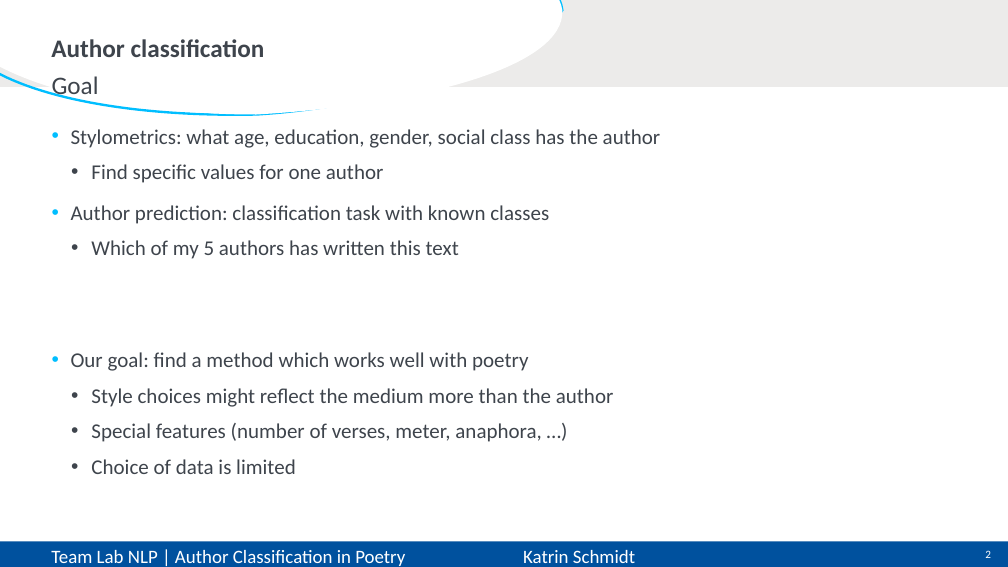
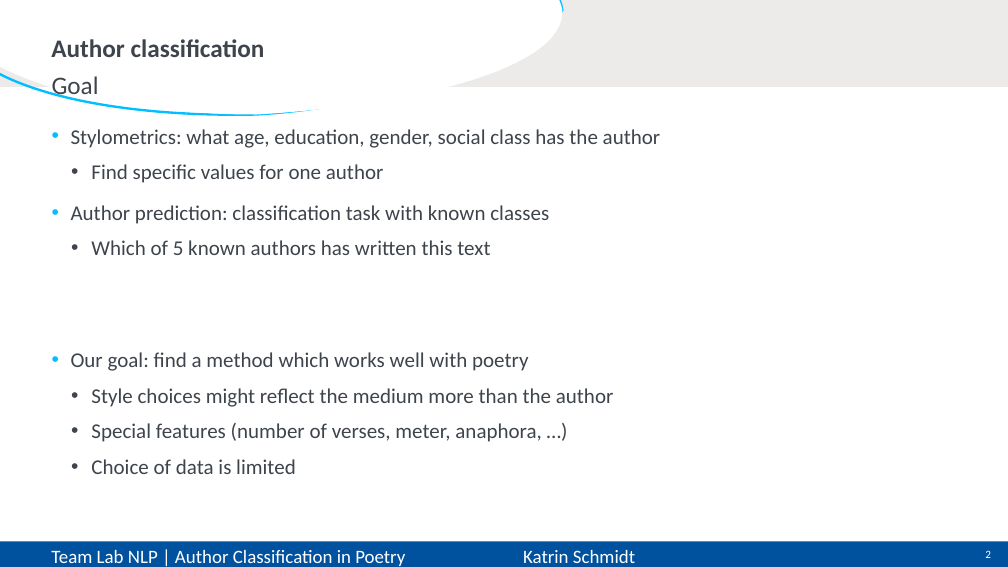
Before and after one commit to CarlottaQuensel/Author_Classification-Team_Lab, a slide deck: slide 2 of reports/TeamLab-presentation.pptx. Drawn at 1008x567 pixels with LibreOffice and Linux fonts; fonts in the diff are those of the drawing. Boxes give left, top, right and bottom in pixels: in the first picture for what was removed or moved away, otherwise in the second. Text is boxed around its words. In the diff, an @@ line names an element or a change of style, - is before the commit and + after.

```diff
--- a/reports/TeamLab-presentation.pptx
+++ b/reports/TeamLab-presentation.pptx
@@ text at box(91, 240, 490, 255): text changed @@
-  • Which of my 5 authors has written this text
+  • Which of 5 known authors has written this text
```
Also in this commit, not shown: 2 other slides changed, 1 slide added.
